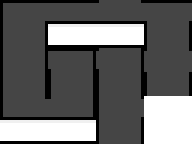
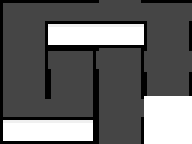
Revision of a layered (192, 144) image; what changed, layer by layer:
painted on "Capa 3" over [0, 120, 96, 141]
